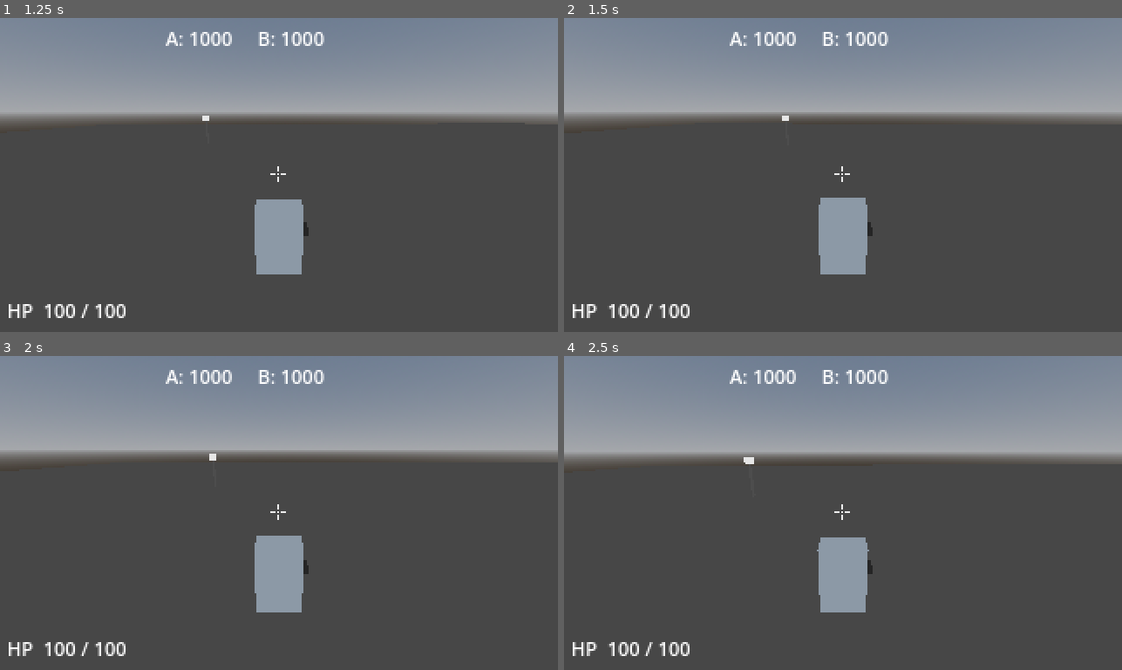
Above: before the commit, frames 1-4 (two rows, left to right).
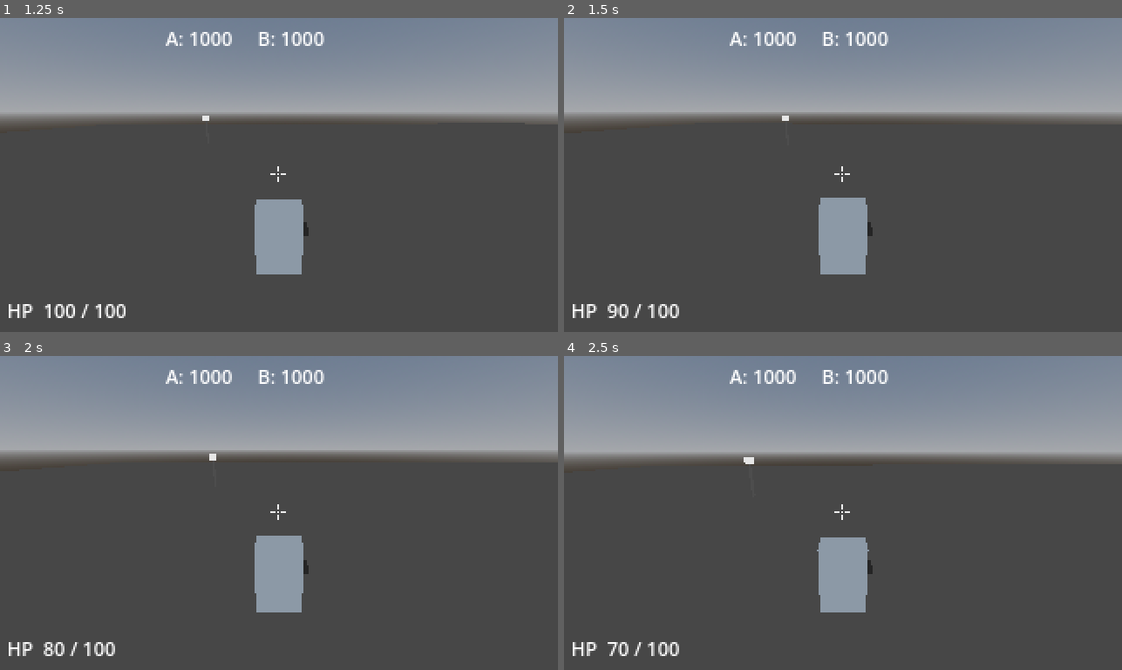
Above: after the commit, the same moments.

Repository: jonathandaley/Hardpoint
Game: Godot game, scene res://scenes/arena/Arena.tscn
The game is run twice, just before and just after one commit, with the same random seed, the same clock (stepped at 60 frames per second) and the same inputs.
Inputs (mouse positions are in pixels of both pictures, inside the frame that each line leads up to):
- Up to frame 1 (1.25 s): tap Enter (ui_accept) at 0.5, 0.77 s; move the mouse to (306, 175) at 0.52 s; press the mouse at (306, 175) at 0.53 s; hold W (move_forward) from 0.53 s (still down)
- Up to frame 2 (1.5 s): keep holding W (move_forward); move the mouse to (815, 175) at 1.27 s; release the mouse at (815, 175) at 1.28 s; right-click (815, 175) at 1.35 s
- Up to frame 3 (2 s): keep holding W (move_forward); tap Enter (ui_accept) at 1.52 s
- Up to frame 4 (2.5 s): keep holding W (move_forward); move the mouse to (854, 506) at 2.02 s; press the mouse at (854, 506) at 2.03 s

Frame 1 is identical in both runs. In frame 2, 0.3% of the frame differs, in the area x 7-23%, y 91-96%; in frame 3, 0.3%; in frame 4, 0.3%.

Commit message:
Fix bot vertical aim: sign error caused shots to go upward
desired_pitch used atan2(-y, h) when it should be atan2(y, h).
Camera -Z y-component equals sin(rotation.x), so the pitch must
match the sign of cam_to_target.y directly. Bot now hits player.

Co-Authored-By: Claude Sonnet 4.6 <noreply@anthropic.com>

Diff:
--- a/scripts/AIInputSource.gd
+++ b/scripts/AIInputSource.gd
@@ -45,10 +45,14 @@
 	var turn_h: float = clamp(angle_h, -TURN_SPEED * delta, TURN_SPEED * delta)
 	_look_delta.x = -turn_h / sens
 
-	# Vertical aim — tilt camera arm to track height difference
+	# Vertical aim — compute angle from the camera's actual position to target centre
 	var cam_arm := bot_mech.get_node_or_null("CameraArm") as SpringArm3D
-	if cam_arm:
-		var desired_pitch: float = atan2(-to_target.y, maxf(h_dist, 0.01))
+	var cam     := bot_mech.get_node_or_null("CameraArm/Camera3D") as Camera3D
+	if cam_arm and cam:
+		var target_centre := _target.global_position + Vector3(0, 1.0, 0)
+		var cam_to_target := target_centre - cam.global_position
+		var cam_h_dist: float = Vector2(cam_to_target.x, cam_to_target.z).length()
+		var desired_pitch: float = atan2(cam_to_target.y, maxf(cam_h_dist, 0.01))
 		var pitch_diff: float    = desired_pitch - cam_arm.rotation.x
 		var turn_v: float        = clamp(pitch_diff, -TURN_SPEED * delta, TURN_SPEED * delta)
 		_look_delta.y = -turn_v / sens
